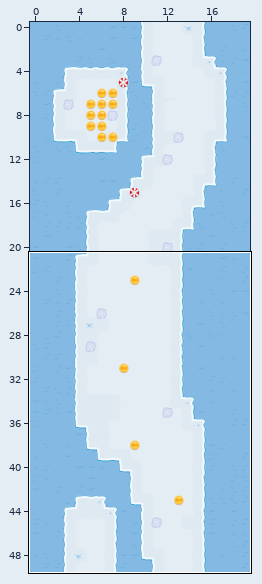
One commit to this Tiled map: android/assets/maps/blockC_B_1.tmx. The first picture is a wide view before the edit; the outline marks the close-up.
Close-up. Before the edit:
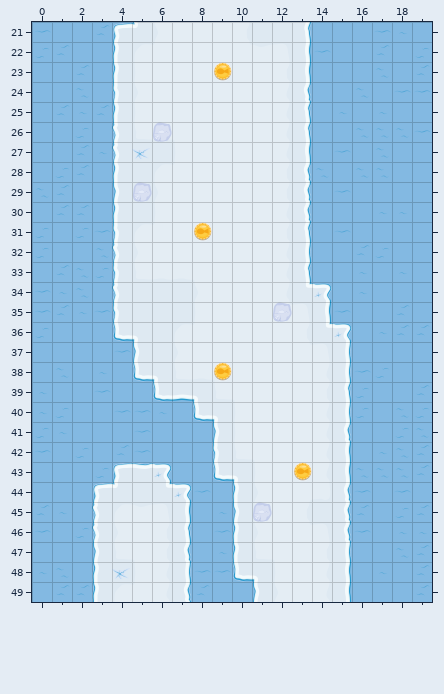
Cells are 160x160 px. Shown: x 0..19, y 21..49. The commit also changed other parts of the map, which this record leaves out.
The same view after the edit:
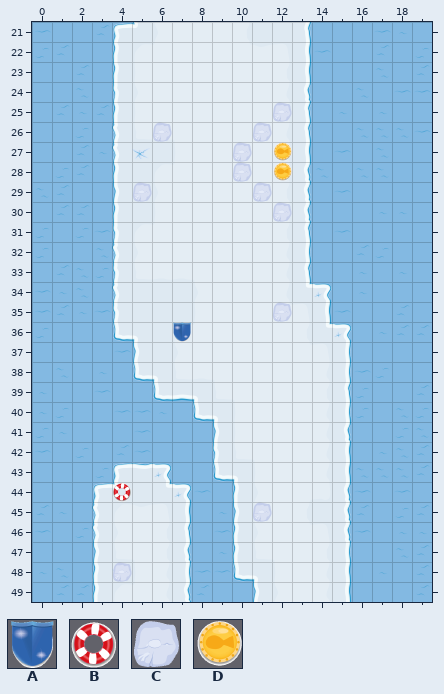
Key: from "Map v2": A 70, B 71, C 72, D 73.
_ is an empty cell.
Tiles replaced or removed in this view: D.
Diff:
Changed rows in their new state; . is an unchanged cell.
Layer "PickUps":
first column x 9:
23 _
first column x 8:
27 ....D
28 ....D
31 _....
first column x 7:
36 A..
38 .._
first column x 4:
43 ........._
44 B.........
Layer "Obstacles":
first column x 10:
25 ..C
26 .C.
27 C..
28 C..
29 .C.
30 ..C
first column x 4:
48 C
